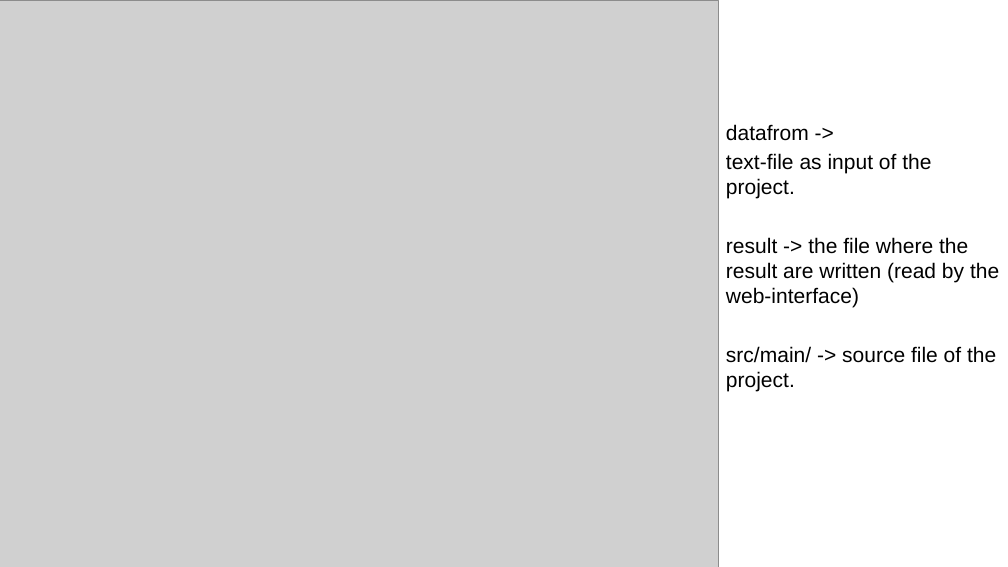
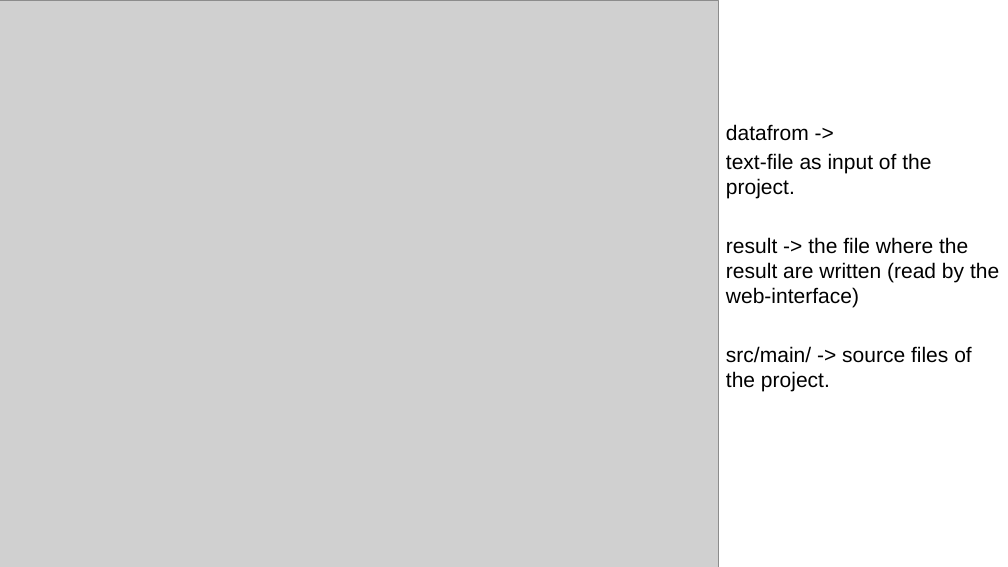
Before and after one commit to FabienGadet0/bigdataHB, a slide deck: slide 5 of Teacher/project-training.pptx. Drawn at 1008x567 pixels with LibreOffice and Linux fonts; fonts in the diff are those of the drawing; grey boxes stand for pictures. Boxes give left, top, right and bottom in pixels: in the first picture for what was removed or moved away, otherwise in the second. Text is boxed around its words. In the diff, an @@ line names an element or a change of style, - is before the commit and + after.

```diff
--- a/Teacher/project-training.pptx
+++ b/Teacher/project-training.pptx
@@ text at box(726, 346, 972, 392): text changed @@
-src/main/ -> source file of the project.
+src/main/ -> source files of the project.
```
Also in this commit, not shown: 2 other slides changed.
